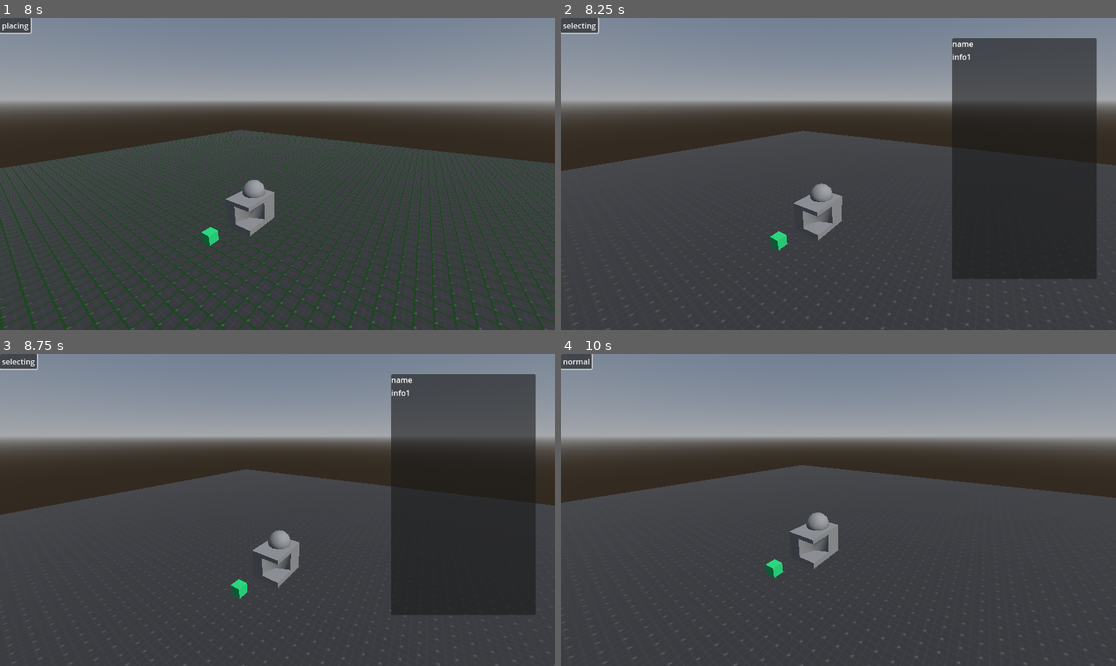
Above: before the commit, frames 1-4 (two rows, left to right).
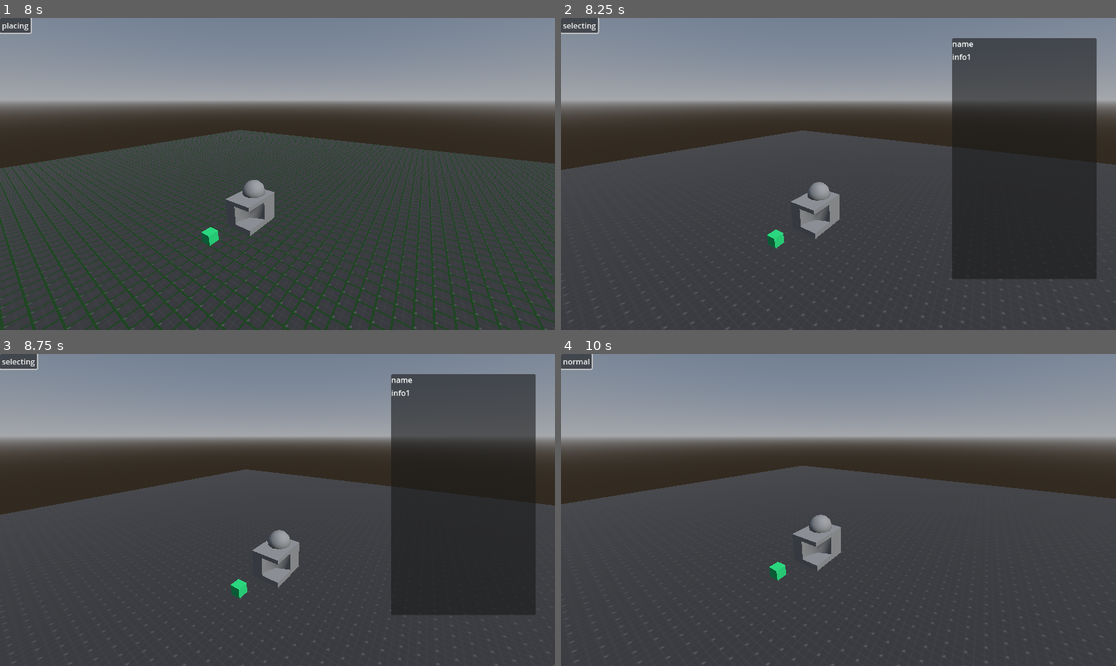
Above: after the commit, the same moments.

Repository: 0x5e8/mold-control
Game: Godot game, scene res://game.tscn
Same seed, same stepped clock (60 frames per second), same inputs: the game is played once before the commit and once after it.
Inputs (mouse positions are in pixels of both pictures, inside the frame that each line leads up to):
- Up to frame 1 (8 s): click "normal" at 0.5 s; click "placing" at 1.25 s; click "selecting" at 2 s; click "normal" at 2.75 s; click "placing" at 3.5 s; click "selecting" at 4.25 s; click "normal" at 5 s; click "placing" at 5.75 s; click "selecting" at 6.5 s; tap Enter at 7.25 s; move the mouse to (399, 158) at 7.27 s; click (399, 158) at 7.35 s
- Up to frame 2 (8.25 s): tap Space at 8 s; drag from (727, 189) to (810, 236) at 8.02 s
- Up to frame 3 (8.75 s): no input
- Up to frame 4 (10 s): move the mouse to (894, 441) at 8.77 s; click (894, 441) at 8.85 s; tap Enter at 9.5 s; drag from (810, 572) to (672, 463) at 9.52 s

Frame 1 is identical in both runs. In frame 2, 0.7% of the frame differs, in the area x 0-100%, y 36-100%; in frame 3, less than 0.1%; in frame 4, 1.0%, in the area x 0-100%, y 35-100%.

Commit message:
proper lerping

Diff:
--- a/mouse_controller.gd
+++ b/mouse_controller.gd
@@ -1,13 +1,10 @@
 extends Node
 
 var draggable = false
-var target_pos: Vector3
-
-func _ready() -> void:
-	target_pos = %camera.global_position
+@onready var target_pos: Vector3 = %camera.global_position
 
 func _physics_process(delta: float) -> void:
-	%camera.global_position = lerp(%camera.global_position, target_pos, 0.4)
+	%camera.global_position = lerp(%camera.global_position, target_pos, 1 - pow(0.1, delta * 5.0))
 
 func _unhandled_input(event: InputEvent) -> void:
 	if event is InputEventMouseButton:
